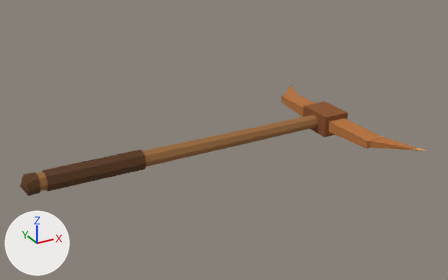
An edit to the glTF model assets/models/props/drop_bronze_pickaxe.glb, drawn before and after from the same camera.
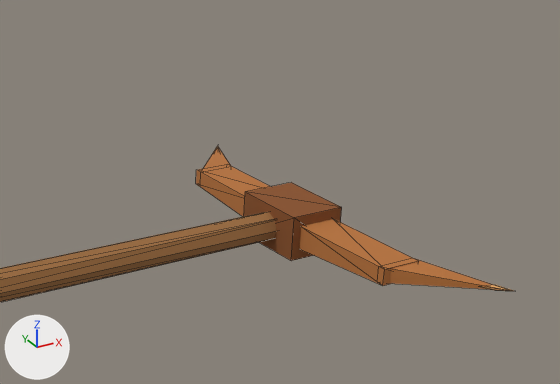
Old and new are each drawn whole from a 50 mm camera at (-0.5, -0.994, 0.523) aimed at (0.039, -0.013, 0.033) and again close up on the part from 43% to 100% of the width and 6% to 69% of the height. The axes (+X, +Y, +Z) are drawn at lower left. The lights are the same throughout. The older version's two pictures come first. The close-ups show mesh edges as thin lines. Vertices at exactly the same position are counted once.

The first close-up shows 'drop_bronze_pickaxe'.
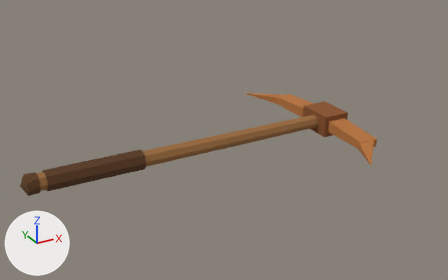
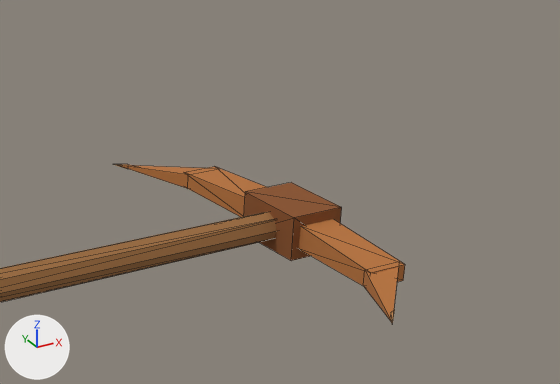
The change, as a diff of the scene's bpy script:
```diff
--- a/assets/models/props/drop_bronze_pickaxe.glb.py
+++ b/assets/models/props/drop_bronze_pickaxe.glb.py
@@ me_drop_bronze_pickaxe @@
 # used by ob_drop_bronze_pickaxe; location = (0.0, 0.0, 0.0)
-me_drop_bronze_pickaxe.from_pydata(...)  # 92 vertices, 144 faces; spans x -0.351..0.366, y -0.23..0.23, z 0.002..0.046
+me_drop_bronze_pickaxe.from_pydata(...)  # 92 vertices, 144 faces; spans x -0.351..0.328, y -0.23..0.23, z 0.002..0.046
+# me_drop_bronze_pickaxe part 1: the 1 vertex in x 0.364, y 0.228, z 0.024 is moved by (-0.136, 0.0, 0.0)
+# me_drop_bronze_pickaxe part 2: all 8 vertices in x 0.284..0.324, y 0.144..0.152, z 0.016..0.032 are moved by (-0.016, 0.0, 0.0)
+# me_drop_bronze_pickaxe part 3: the 1 vertex in x 0.364, y -0.228, z 0.024 is moved by (-0.136, 0.0, 0.0)
+# me_drop_bronze_pickaxe part 4: the 1 vertex in x 0.344, y -0.208, z 0.024 is moved by (-0.096, 0.0, 0.0)
+# me_drop_bronze_pickaxe part 5: all 8 vertices in x 0.284..0.324, y -0.152..-0.144, z 0.016..0.032 are moved by (-0.016, 0.0, 0.0)
+# other edits to the shape of me_drop_bronze_pickaxe do not show in these pictures
 me_drop_bronze_pickaxe.materials.append(mat_c9c6c3e)
```

Boxes (x1, y1, x2, y2) around the edits, measured in the close-ups (560 x 384 px; the box of a moved part takes in the faces that stretch with it):
'drop_bronze_pickaxe', reshaped
    before: (0, 146, 514, 302)
    after: (0, 164, 405, 323)
part 1 of me_drop_bronze_pickaxe, moved or reshaped
    before: (203, 147, 231, 169)
    after: (118, 165, 204, 189)
part 2 of me_drop_bronze_pickaxe, moved or reshaped
    before: (196, 164, 270, 217)
    after: (184, 166, 267, 217)
part 3 of me_drop_bronze_pickaxe, moved or reshaped
    before: (390, 259, 511, 291)
    after: (363, 267, 399, 322)
part 4 of me_drop_bronze_pickaxe, moved or reshaped
    before: (481, 285, 514, 291)
    after: (391, 310, 395, 323)
part 5 of me_drop_bronze_pickaxe, moved or reshaped
    before: (299, 219, 419, 286)
    after: (299, 219, 405, 286)
